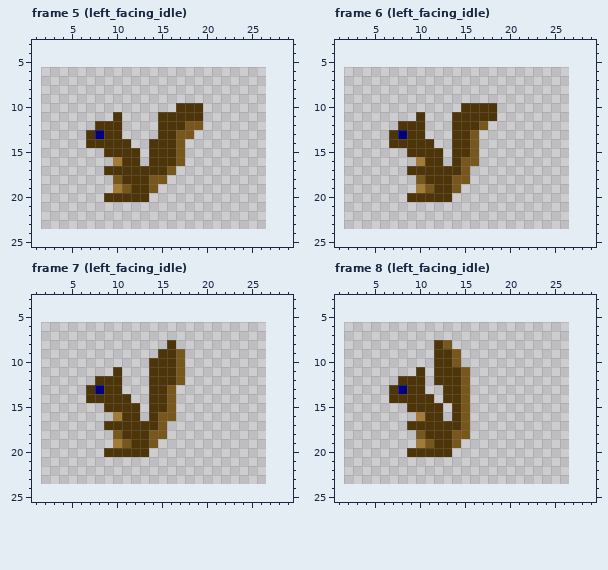
A pixel-art file gets an edit: art/squirrel/squirrel.ase. That is the earlier state.
25x18 pixels, 12 frames. Shown: frame 5 (left_facing_idle): x 1..29, y 3..25; frame 6 (left_facing_idle): x 1..29, y 3..25; frame 7 (left_facing_idle): x 1..29, y 3..25; frame 8 (left_facing_idle): x 1..29, y 3..25. The old version is drawn lined up with the new one, on the new canvas. The commit also changed other frames, which this record leaves out.
Once edited:
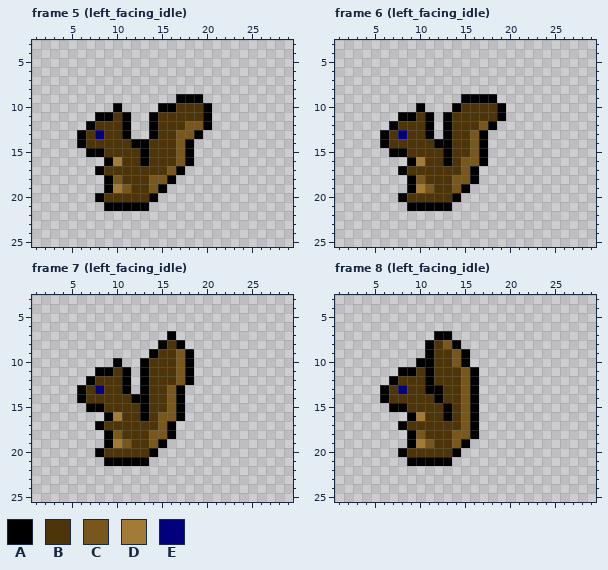
Palette (. is transparent): A #000000  B #4d3509  C #77571c  D #a27c36  E #02007d
Change:
canvas 25x18 -> 30x30, the old top-left corner now at 2,6
Changed rows in their new state; - is an unchanged pixel.
Frame 5 (left_facing_idle):
first column x 6:
 9 -----------AAA-
10 ----A----AA---A
11 --AA-A--A-----A
12 -A---A--A-----A
13 A----A--A----A-
14 A-----AA----A--
15 -AA----A----A--
16 ---A---A----A--
17 --A--------A---
18 ---A------A----
19 ---A-----A-----
20 --A-----A------
21 ---AAAAA-------
Frame 6 (left_facing_idle):
first column x 6:
 9 ---------AAAA-
10 ----A---A----A
11 --AA-A-A-----A
12 -A---A-A----A-
13 A----A-A---A--
14 A-----AA---A--
15 -AA----A---A--
16 ---A---A---A--
17 --A-------A---
18 ---A------A---
19 ---A-----A----
20 --A-----A-----
21 ---AAAAA------
Frame 7 (left_facing_idle):
first column x 6:
 7 ----------A--
 8 ---------A-A-
 9 --------A---A
10 ----A--A----A
11 --AA-A-A----A
12 -A---A-A----A
13 A----A-A---A-
14 A-----AA---A-
15 -AA----A---A-
16 ---A---A---A-
17 --A-------A--
18 ---A------A--
19 ---A-----A---
20 --A-----A----
21 ---AAAAA-----
Frame 8 (left_facing_idle):
first column x 6:
 7 ------AA---
 8 -----A--A--
 9 -----A---A-
10 ----AA---A-
11 --AA-A----A
12 -A---A----A
13 A----AA---A
14 A-----A---A
15 -AA----A--A
16 ---A---A--A
17 --A-------A
18 ---A------A
19 ---A-----A-
20 --A-----A--
21 ---AAAAA---
Pixel boxes of the changes (left, top, right, bottom) in both pictures:
added: (77, 94, 212, 211)
added: (380, 94, 506, 211)
added: (77, 331, 194, 466)
added: (380, 331, 479, 466)
